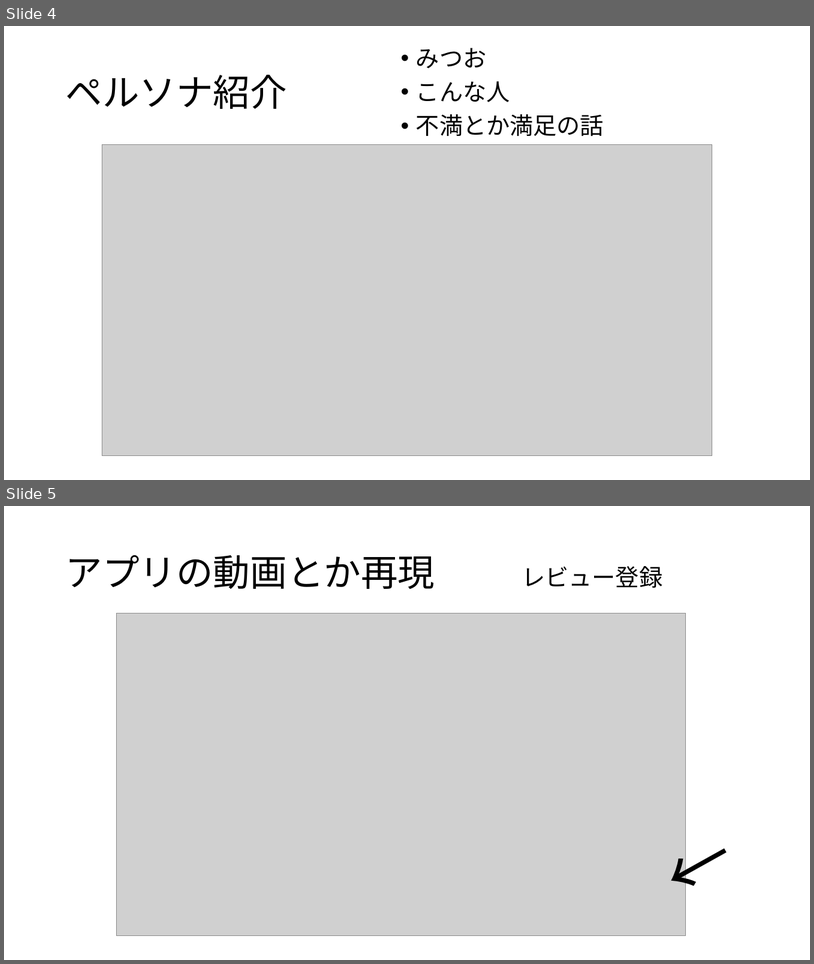
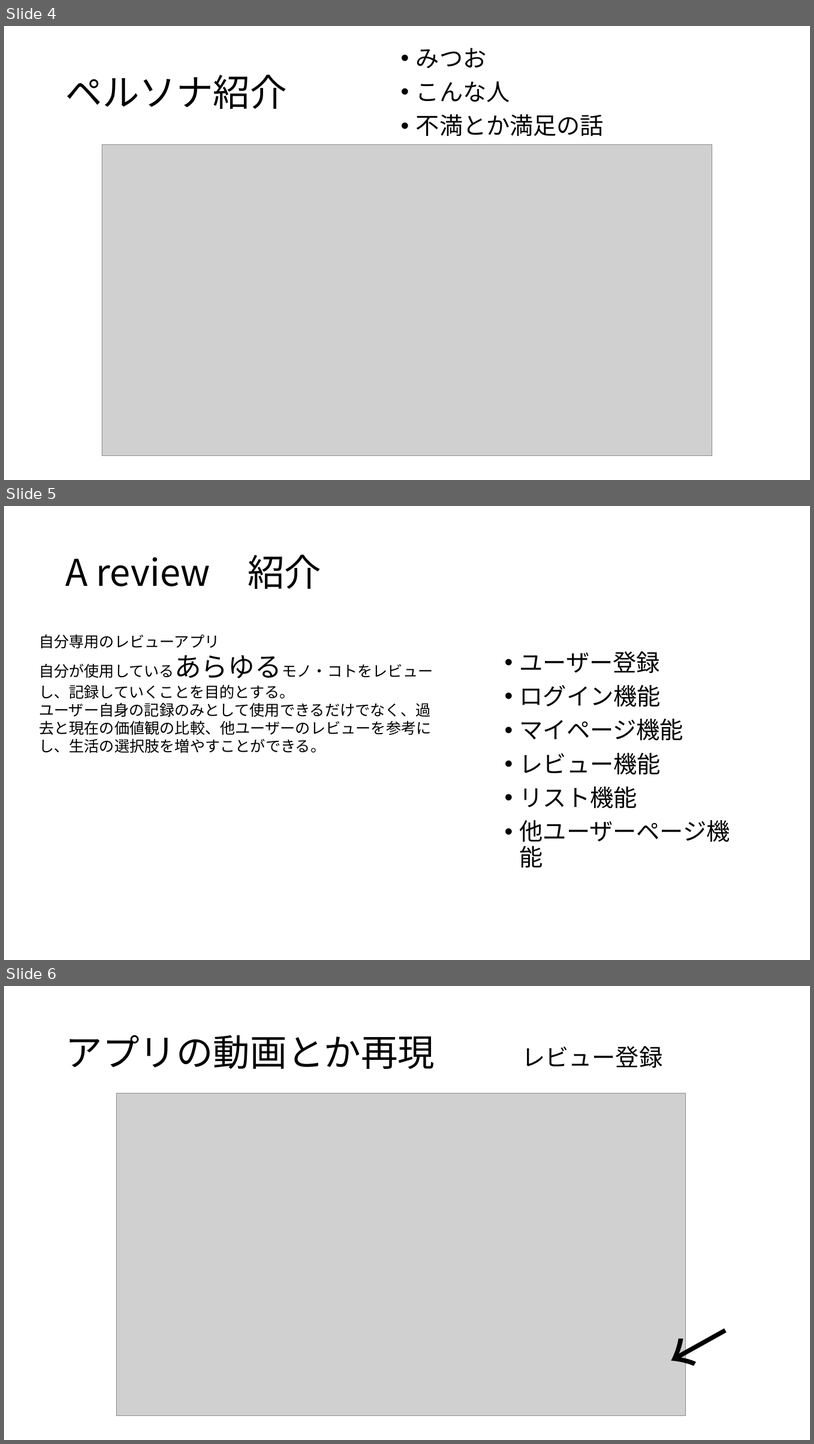
Before and after one commit to plusdojo2024/A4, a slide deck: doc/発表資料/発表資料.pptx. Shown one above the other, each under a label of ours: slides 4 and 5 before the commit, slides 4, 5 and 6 after it. The pictures are 814x964 and 814x1444 pixels, drawn with LibreOffice and Linux fonts; fonts in the diff are those of the drawing; grey boxes stand for pictures. Boxes give left, top, right and bottom in pixels: in the first picture for what was removed or moved away, otherwise in the second. Text is boxed around its words. In the diff, an @@ line names an element or a change of style, - is before the commit and + after.

```diff
--- a/doc/発表資料/発表資料.pptx
+++ b/doc/発表資料/発表資料.pptx
@@ slide 5 added at (4, 506, 810, 960), background #FFFFFF @@
@@ title added at (65, 555, 321, 589), 44 pt, text #000000 @@
+A review 紹介
@@ text added at (39, 634, 434, 753), 18 pt, text #000000 @@
+自分専用のレビューアプリ
+自分が使用しているあらゆるモノ・コトをレビューし、記録していくことを目的とする。
+ユーザー自身の記録のみとして使用できるだけでなく、過去と現在の価値観の比較、他ユーザーのレビューを参考にし、生活の選択肢を増やすことができる。
@@ text added at (520, 651, 731, 867), 28 pt, text #000000 @@
+• ユーザー登録
+• ログイン機能
+• マイページ機能
+• レビュー機能
+• リスト機能
+• 他ユーザーページ機能
@@ what was slide 5 is now slide 6 @@
```
Also in this commit, not shown: 6 slides changed, 2 other files.
